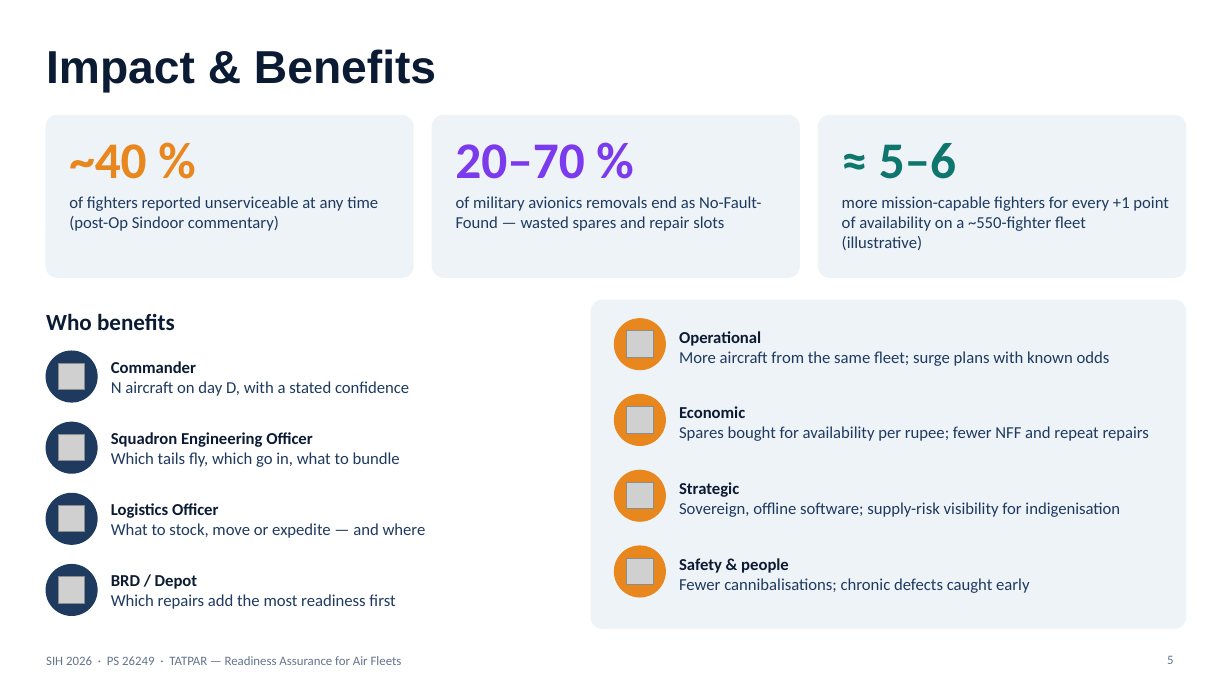
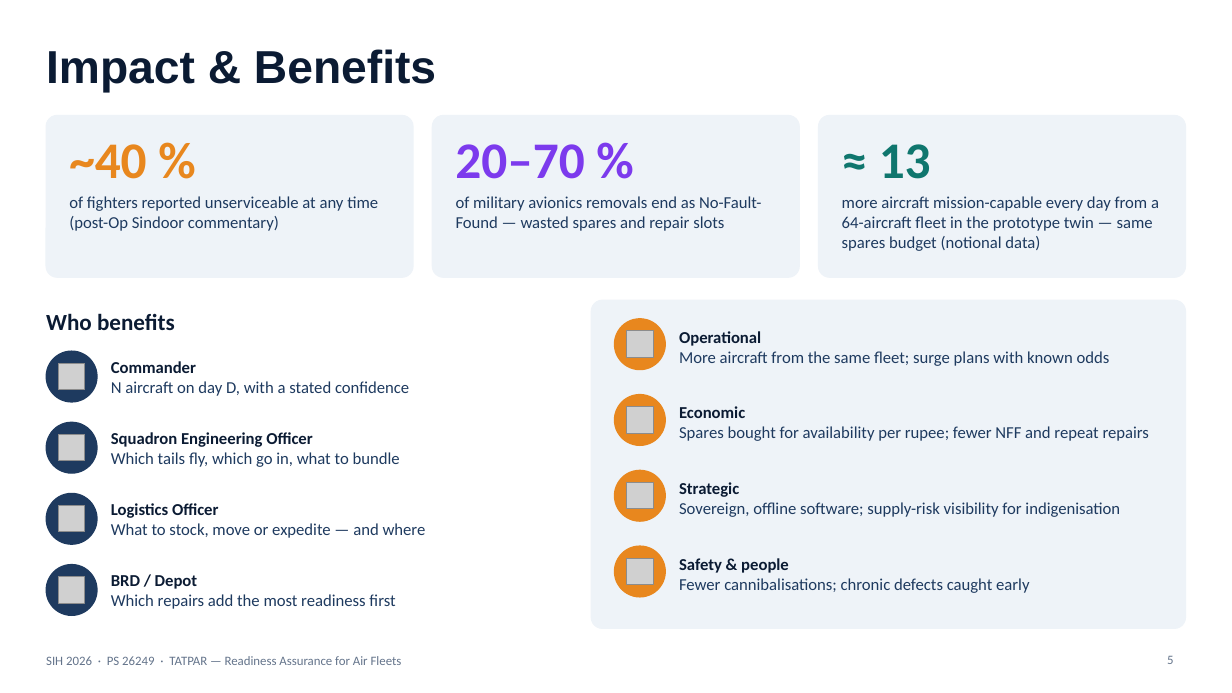
Before and after one commit to DeepakSinghhh/air-power, a slide deck: slide 5 of docs/sih-ppt/TATPAR_SIH26249_Idea.pptx. Drawn at 1232x693 pixels with LibreOffice and Linux fonts; fonts in the diff are those of the drawing; grey boxes stand for pictures. Boxes give left, top, right and bottom in pixels: in the first picture for what was removed or moved away, otherwise in the second. Text is boxed around its words. In the diff, an @@ line names an element or a change of style, - is before the commit and + after.

```diff
--- a/docs/sih-ppt/TATPAR_SIH26249_Idea.pptx
+++ b/docs/sih-ppt/TATPAR_SIH26249_Idea.pptx
@@ text at (x1=879, y1=144, x2=931, y2=179): text changed @@
-≈ 5–6
+≈ 13
@@ text at (x1=842, y1=196, x2=1159, y2=251): text changed @@
-more mission-capable fighters for every +1 point of availability on a ~550-fighter fleet (illustrative)
+more aircraft mission-capable every day from a 64-aircraft fleet in the prototype twin — same spares budget (notional data)
```
Also in this commit, not shown: 1 other slide changed, 40 other files.
